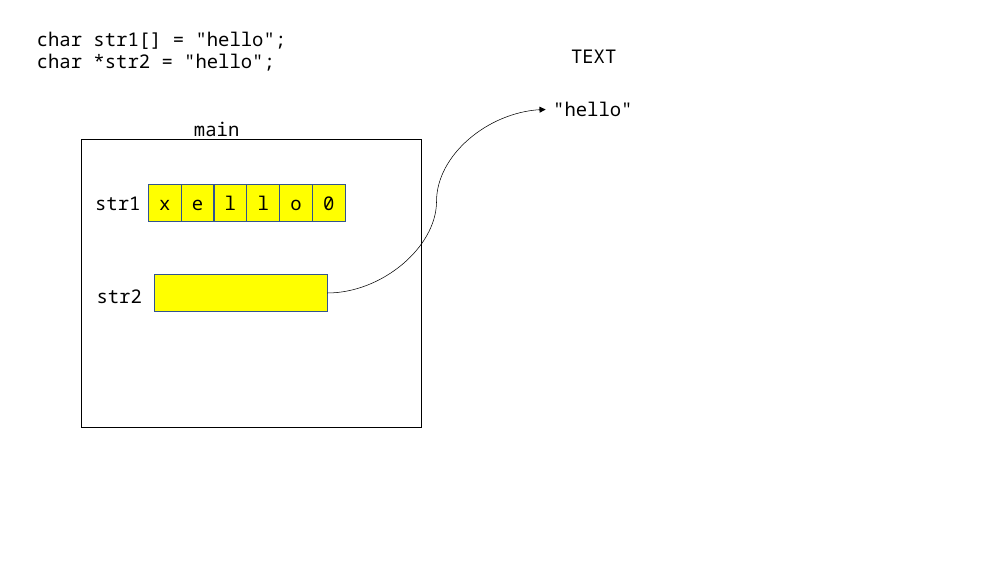
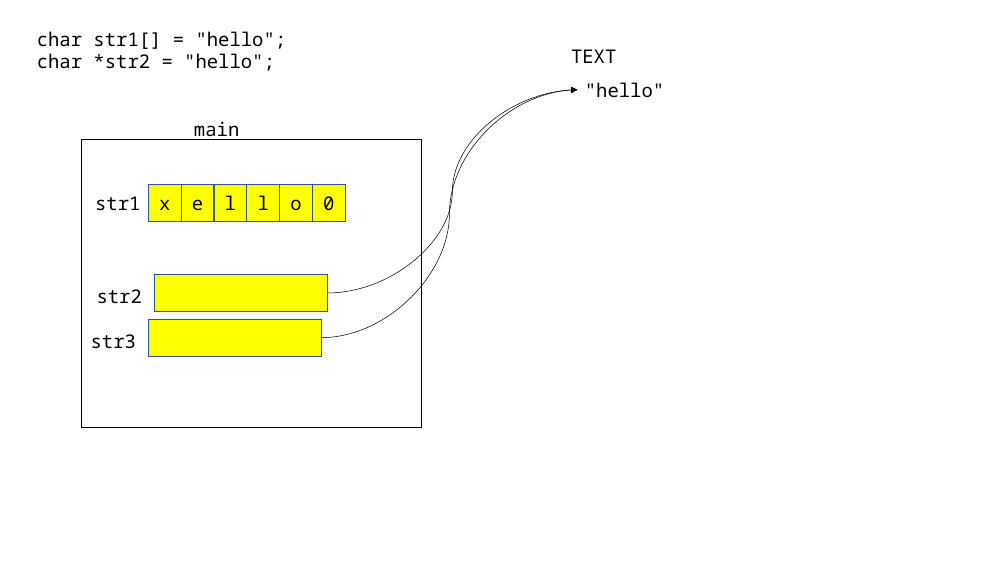
Before and after one commit to Seyoung9304/hyundai_swip, a slide deck: slide 40 of 230216.pptx. Drawn at 1008x567 pixels with LibreOffice and Linux fonts; fonts in the diff are those of the drawing. Boxes give left, top, right and bottom in pixels: in the first picture for what was removed or moved away, otherwise in the second. Text is boxed around its words. In the diff, an @@ line names an element or a change of style, - is before the commit and + after.

```diff
--- a/230216.pptx
+++ b/230216.pptx
@@ text ""hello"": place and size @@
-text ""hello"" at [553,101,632,116]
+text ""hello"" at [585,82,664,98]
@@ curved arrow added from (321, 338) to (578, 90), #000000 0.5 pt @@
@@ curved arrow moved from (327, 293) - (546, 110) to (327, 293) - (578, 90) @@
@@ rectangle added at [148,319,321,356], fill #FFFF00, outline #325491 1 pt @@
@@ text added at [91,334,136,349], 18 pt, text #000000 @@
+str3
```
Also in this commit, not shown: 3 slides added, 1 other file.
